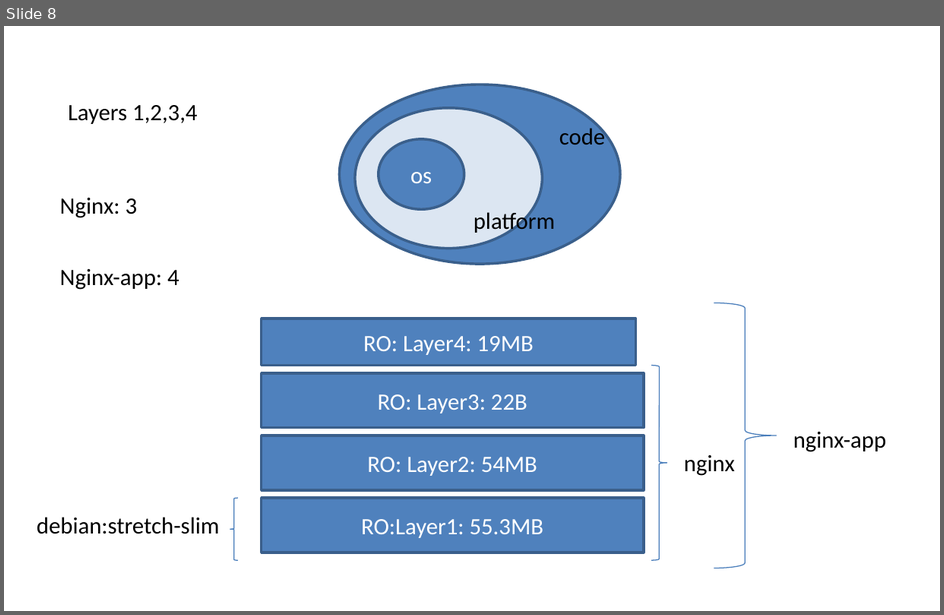
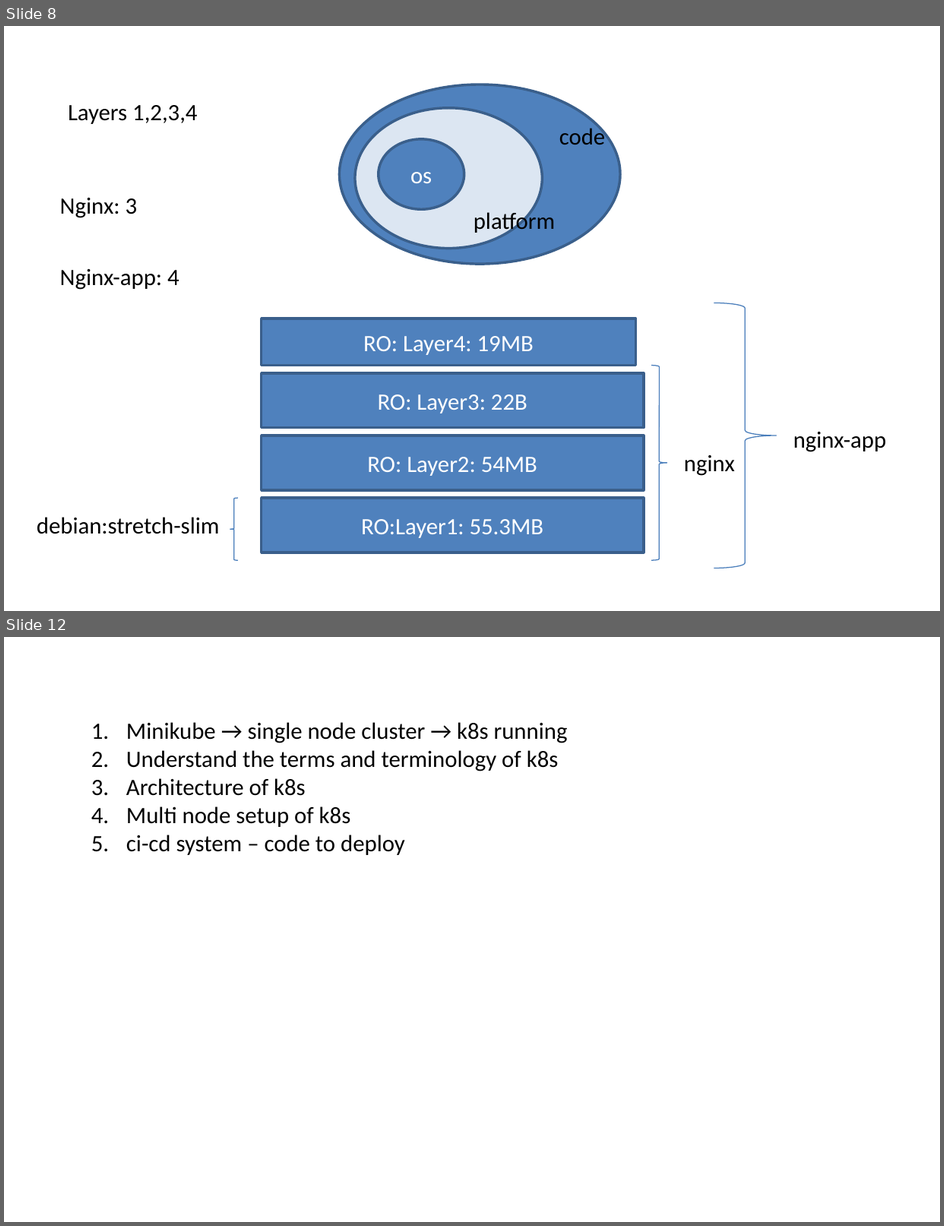
Before and after one commit to AdityaSP/ora-jun24-dock-kube, a slide deck: rough-diag.pptx. Shown one above the other, each under a label of ours: slide 8 before the commit, slides 8 and 12 after it; the slides between them are not shown. The pictures are 944x615 and 944x1226 pixels, drawn with LibreOffice and Linux fonts; fonts in the diff are those of the drawing. Boxes give left, top, right and bottom in pixels: in the first picture for what was removed or moved away, otherwise in the second. Text is boxed around its words. In the diff, an @@ line names an element or a change of style, - is before the commit and + after.

```diff
--- a/rough-diag.pptx
+++ b/rough-diag.pptx
@@ slide 12 added at box(4, 637, 940, 1222), background #FFFFFF @@
@@ text added at box(126, 722, 568, 855), 18 pt, text #000000 @@
+1. Minikube → single node cluster → k8s running
+2. Understand the terms and terminology of k8s
+3. Architecture of k8s
+4. Multi node setup of k8s
+5. ci-cd system – code to deploy
```
Also in this commit, not shown: 1 slide changed, 4 other slides added, 10 other files.
